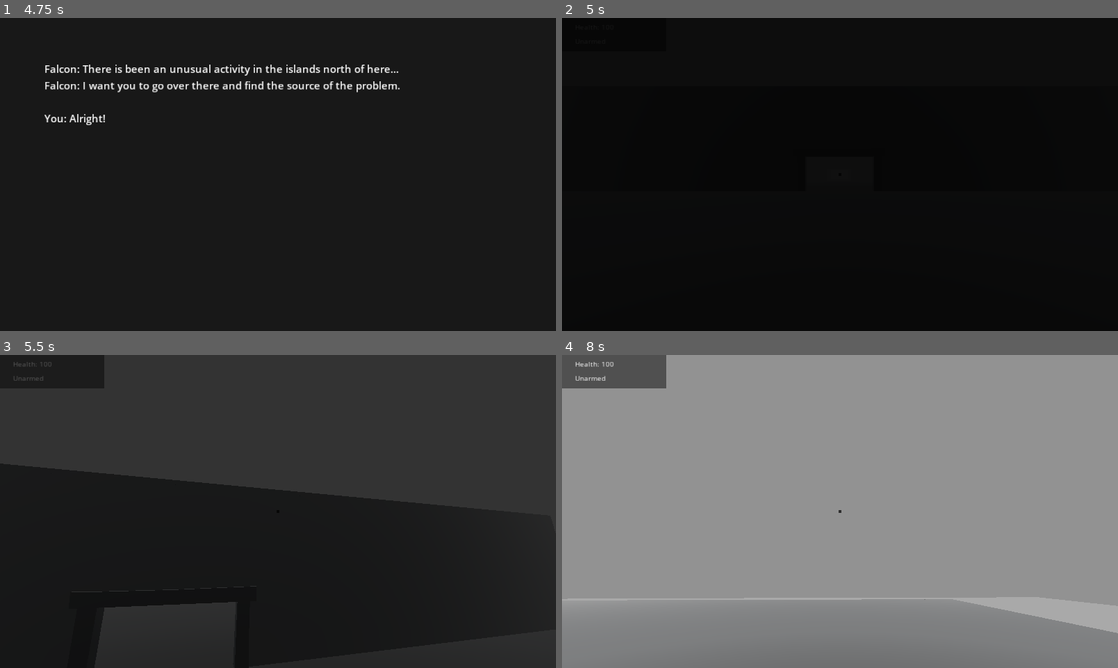
Above: before the commit, frames 1-4 (two rows, left to right).
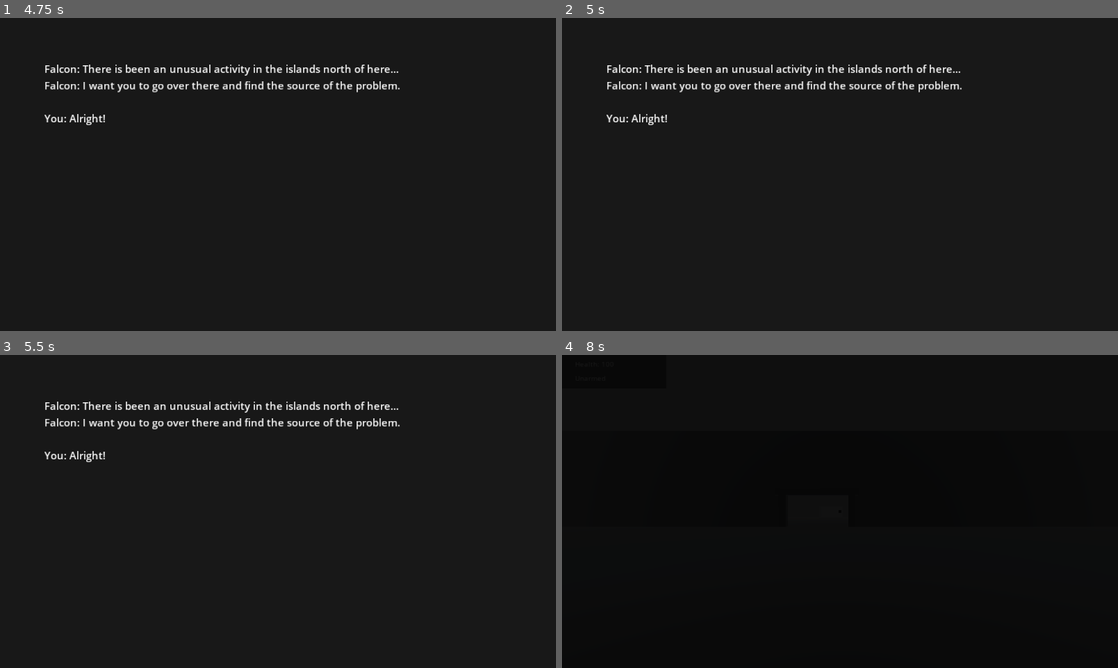
Above: after the commit, the same moments.

Repository: Skyvastern/hall-of-infinity
Game: Godot game, scene res://scenes/ui/main_menu/main_menu.tscn
Same seed, same stepped clock (60 frames per second), same inputs: the game is played once before the commit and once after it.
Inputs (mouse positions are in pixels of both pictures, inside the frame that each line leads up to):
- Up to frame 1 (4.75 s): click "Start" at 0.5 s; click "Start" at 1.25 s; move the mouse to (400, 158) at 2.02 s; hold D (right) 2.03-2.78 s; tap E (interact) at 2.1, 3.05, 3.6, 4.55 s; tap Space (jump) at 2.27, 3.02, 4.25, 4.52 s; click (400, 158) at 2.3 s; move the mouse to (166, 190) at 2.77 s; hold S (backward) 2.78-3.53 s; click (166, 190) at 2.85 s; tap Enter at 3.5 s; move the mouse to (333, 105) at 3.52 s; hold D (right) 3.53-4.28 s; click (333, 105) at 3.8 s; move the mouse to (250, 237) at 4.27 s; hold W (forward) from 4.28 s (still down); tap 2 (pistol) at 4.35 s
- Up to frame 2 (5 s): keep holding W (forward)
- Up to frame 3 (5.5 s): keep holding W (forward); move the mouse to (316, 514) at 5.02 s; click (316, 514) at 5.1 s; tap Space (jump) at 5.27 s
- Up to frame 4 (8 s): move the mouse to (795, 508) at 5.77 s; tap Shift (sprint) at 5.85 s; tap Space (jump) at 6.02, 7.25, 7.52 s; tap E (interact) at 6.05, 7.35 s; tap Enter at 6.5 s; move the mouse to (845, 511) at 6.52 s; tap 1 (unarmed) at 6.6 s; click (845, 511) at 6.8 s; move the mouse to (817, 505) at 7.27 s; release W (forward) at 7.28 s; hold D (right) from 7.28 s (still down)

Frame 1 is identical in both runs. In frame 2, 1.8% of the frame differs, in the area x 8-72%, y 14-35%; in frame 3, 41%; in frame 4, 100%, in the area x 0-100%, y 0-100%.

Commit message:
Fixed audio playing, dialog, darkness timing

Diff:
--- a/Ludum Dare 47 - Game/scenes/enemy/enemy_unit.gd
+++ b/Ludum Dare 47 - Game/scenes/enemy/enemy_unit.gd
@@ -165,6 +165,7 @@
 	muzzle_flash.emitting = true
 
 	ray.force_raycast_update()
+	AudioManager.play_sound("Shoot")
 
 	if ray.is_colliding():
 		var body = ray.get_collider()
--- a/Ludum Dare 47 - Game/scenes/level/epilogue/epilogue.gd
+++ b/Ludum Dare 47 - Game/scenes/level/epilogue/epilogue.gd
@@ -3,10 +3,12 @@
 var player
 
 var dialogs = [
-	"Falcon: So you have finally reached till here... huh?",
-	"Falcon: If you have already not guessed it then it was a test...",
-	"Falcon: Yes you hear it right, I wanted to test your mental strength and state of mind, under stressful conditions",
-	"Falcon: And as a reward, you've been promoted soldier",
+	"Falcon: So you've finally reached here... huh?",
+	"Falcon: If you have not already guessed, then it was a test...",
+	"Falcon: Yes you hear it right, I wanted to test your mental strength and state of mind, under stressful conditions!",
+	"Falcon: Not many pass this test, and lose their mind after a while...",
+	"Falcon: But you are not one of those, because you have a true warrior spirit!",
+	"Falcon: And as a reward, you've been promoted soldier!",
 	"Falcon: Now I gotta go, I have some important business to do...",
 	"Falcon: See you later kid, bye bye!"
 ]
@@ -17,7 +19,7 @@
 	player = get_tree().root.get_child(get_tree().root.get_child_count()-1).get_node("Player")
 	player.is_out_of_control = true
 
-	yield(get_tree().create_timer(1.0), "timeout")
+	yield(get_tree().create_timer(0.5), "timeout")
 
 	$AnimationPlayer.play("Fade_In")
 
@@ -30,22 +32,29 @@
 	yield(get_tree().create_timer(3.5), "timeout")
 	next_dialog(2)
 
-	yield(get_tree().create_timer(3.5), "timeout")
+	yield(get_tree().create_timer(5.0), "timeout")
 	next_dialog(3)
 
-	yield(get_tree().create_timer(3.5), "timeout")
+	yield(get_tree().create_timer(4.0), "timeout")
 	next_dialog(4)
 
+	yield(get_tree().create_timer(5.0), "timeout")
+	next_dialog(5)
+
 	yield(get_tree().create_timer(3.5), "timeout")
-	next_dialog(5)
+	next_dialog(6)
+
+	yield(get_tree().create_timer(3.5), "timeout")
+	next_dialog(7)
 
 	yield(get_tree().create_timer(3.5), "timeout")
 	end_dialog()
 
 
 func next_dialog(index):
+	$AnimationPlayer.play("Type")
 	$DialogBox/Label.text = dialogs[index]
-	$AnimationPlayer.play("Type")
+
 
 func end_dialog():
 	$AnimationPlayer.play("Fade_Out")
--- a/Ludum Dare 47 - Game/scenes/level/epilogue/epilogue.tscn
+++ b/Ludum Dare 47 - Game/scenes/level/epilogue/epilogue.tscn
@@ -40,8 +40,7 @@
 "values": [ Color( 1, 1, 1, 1 ), Color( 1, 1, 1, 0 ) ]
 }
 
-[sub_resource type="Animation" id=2]
-resource_name = "Type"
+[sub_resource type="Animation" id=4]
 tracks/0/type = "value"
 tracks/0/path = NodePath("DialogBox/Label:percent_visible")
 tracks/0/interp = 1
@@ -56,6 +55,7 @@
 }
 
 [node name="Epilogue" type="Control"]
+modulate = Color( 1, 1, 1, 0 )
 anchor_right = 1.0
 anchor_bottom = 1.0
 mouse_filter = 2
@@ -71,22 +71,26 @@
 margin_top = -159.0
 mouse_filter = 2
 color = Color( 0, 0, 0, 0.686275 )
+__meta__ = {
+"_edit_use_anchors_": false
+}
 
 [node name="Label" type="Label" parent="DialogBox"]
 anchor_right = 1.0
 anchor_bottom = 1.0
-margin_left = 51.0
-margin_top = 18.0
-margin_right = -51.0
+margin_left = 64.0
+margin_top = 41.0
+margin_right = -64.0
 margin_bottom = -18.0
 custom_fonts/font = SubResource( 1 )
 text = "Falcon: So you have finally reached till here... huh?"
+autowrap = true
 percent_visible = 0.0
 __meta__ = {
 "_edit_use_anchors_": false
 }
 
 [node name="AnimationPlayer" type="AnimationPlayer" parent="."]
-anims/Fade_In = SubResource( 3 )
-anims/Fade_Out = SubResource( 4 )
-anims/Type = SubResource( 2 )
+anims/Fade_In = SubResource( 2 )
+anims/Fade_Out = SubResource( 3 )
+anims/Type = SubResource( 4 )
--- a/Ludum Dare 47 - Game/scenes/level/level_B.tscn
+++ b/Ludum Dare 47 - Game/scenes/level/level_B.tscn
@@ -1,7 +1,7 @@
 [gd_scene load_steps=8 format=2]
 
 [ext_resource path="res://scenes/player/player.tscn" type="PackedScene" id=1]
-[ext_resource path="res://scenes/enemy/enemy_unit.tscn" type="PackedScene" id=2]
+[ext_resource path="res://scenes/level/misc/background_ambient/background_ambient.tscn" type="PackedScene" id=2]
 [ext_resource path="res://scenes/level/game_states/game_states.tscn" type="PackedScene" id=3]
 [ext_resource path="res://scenes/level/checkpoint_manager/checkpoint_manager.tscn" type="PackedScene" id=4]
 [ext_resource path="res://level_01_env.tres" type="Environment" id=5]
@@ -11,10 +11,12 @@
 [node name="World" type="Spatial"]
 
 [node name="Darkness" parent="." instance=ExtResource( 7 )]
-speed = 0.1
+speed = 0.05
 
 [node name="WorldEnvironment" type="WorldEnvironment" parent="."]
 environment = ExtResource( 5 )
+
+[node name="BackgroundAmbient" parent="." instance=ExtResource( 2 )]
 
 [node name="Level_02" parent="." instance=ExtResource( 6 )]
 
@@ -23,7 +25,4 @@
 
 [node name="CheckpointManager" parent="." instance=ExtResource( 4 )]
 
-[node name="EnemyUnit" parent="." instance=ExtResource( 2 )]
-transform = Transform( 1, 0, 0, 0, 1, 0, 0, 0, 1, 9, 0.0368792, -33 )
-
 [node name="GameStates" parent="." instance=ExtResource( 3 )]
--- a/Ludum Dare 47 - Game/scenes/level/level_C.tscn
+++ b/Ludum Dare 47 - Game/scenes/level/level_C.tscn
@@ -7,11 +7,14 @@
 [ext_resource path="res://scenes/player/player.tscn" type="PackedScene" id=5]
 [ext_resource path="res://scenes/level/checkpoint_manager/checkpoint_manager.tscn" type="PackedScene" id=6]
 [ext_resource path="res://level_03.tres" type="Environment" id=7]
+[ext_resource path="res://scenes/level/misc/background_ambient/background_ambient.tscn" type="PackedScene" id=8]
 
 [node name="World" type="Spatial"]
 
 [node name="Darkness" parent="." instance=ExtResource( 2 )]
-speed = 0.05
+speed = 0.045
+
+[node name="BackgroundAmbient" parent="." instance=ExtResource( 8 )]
 
 [node name="Level_03" parent="." instance=ExtResource( 4 )]
 
--- a/Ludum Dare 47 - Game/scenes/level/level_D.tscn
+++ b/Ludum Dare 47 - Game/scenes/level/level_D.tscn
@@ -1,17 +1,19 @@
 [gd_scene load_steps=8 format=2]
 
 [ext_resource path="res://level_01_env.tres" type="Environment" id=1]
-[ext_resource path="res://scenes/enemy/enemy_unit.tscn" type="PackedScene" id=2]
 [ext_resource path="res://scenes/player/player.tscn" type="PackedScene" id=3]
 [ext_resource path="res://scenes/level/checkpoint_manager/checkpoint_manager.tscn" type="PackedScene" id=4]
 [ext_resource path="res://scenes/level/game_states/game_states.tscn" type="PackedScene" id=5]
 [ext_resource path="res://scenes/level/darkness/darkness.tscn" type="PackedScene" id=6]
 [ext_resource path="res://assets/levels/level_04/level_04.tscn" type="PackedScene" id=7]
+[ext_resource path="res://scenes/level/misc/background_ambient/background_ambient.tscn" type="PackedScene" id=8]
 
 [node name="World" type="Spatial"]
 
 [node name="Darkness" parent="." instance=ExtResource( 6 )]
 speed = 0.1
+
+[node name="BackgroundAmbient" parent="." instance=ExtResource( 8 )]
 
 [node name="WorldEnvironment" type="WorldEnvironment" parent="."]
 environment = ExtResource( 1 )
@@ -23,7 +25,4 @@
 
 [node name="CheckpointManager" parent="." instance=ExtResource( 4 )]
 
-[node name="EnemyUnit" parent="." instance=ExtResource( 2 )]
-transform = Transform( 1, 0, 0, 0, 1, 0, 0, 0, 1, 11, 0.0368792, -33 )
-
 [node name="GameStates" parent="." instance=ExtResource( 5 )]
--- a/Ludum Dare 47 - Game/scenes/level/misc/door/door.gd
+++ b/Ludum Dare 47 - Game/scenes/level/misc/door/door.gd
@@ -56,7 +56,6 @@
 
 	if finale:
 		Global.ludum_dare += 1
-		print(Global.ludum_dare)
 		if Global.ludum_dare == 47:
 			change_next_room_value("res://scenes/level/level_E.tscn")
 
--- a/Ludum Dare 47 - Game/scenes/ui/introduction/introduction.tscn
+++ b/Ludum Dare 47 - Game/scenes/ui/introduction/introduction.tscn
@@ -24,8 +24,7 @@
 "values": [ Color( 1, 1, 1, 0 ), Color( 1, 1, 1, 1 ) ]
 }
 
-[sub_resource type="Animation" id=2]
-resource_name = "Type"
+[sub_resource type="Animation" id=3]
 length = 2.5
 tracks/0/type = "value"
 tracks/0/path = NodePath("Label:percent_visible")
@@ -49,6 +48,7 @@
 }
 
 [node name="Background" type="ColorRect" parent="."]
+modulate = Color( 1, 1, 1, 0 )
 anchor_right = 1.0
 anchor_bottom = 1.0
 color = Color( 0.0980392, 0.0980392, 0.0980392, 1 )
@@ -74,6 +74,6 @@
 }
 
 [node name="AnimationPlayer" type="AnimationPlayer" parent="."]
-anims/Fade_In = SubResource( 3 )
-anims/Type = SubResource( 2 )
+anims/Fade_In = SubResource( 2 )
+anims/Type = SubResource( 3 )
 [connection signal="animation_finished" from="AnimationPlayer" to="." method="_on_AnimationPlayer_animation_finished"]
--- a/Ludum Dare 47 - Game/scenes/ui/main_menu/main_menu.gd
+++ b/Ludum Dare 47 - Game/scenes/ui/main_menu/main_menu.gd
@@ -10,6 +10,8 @@
 func start_press():
 	if only_once == false:
 		only_once = true
+		Global.darkness = 0.0
+
 		$Introduction.visible = true
 		$Introduction/Introduction/AnimationPlayer.play("Fade_In")
 
@@ -17,7 +19,7 @@
 
 		$Introduction/Introduction/AnimationPlayer.play("Type")
 
-		yield(get_tree().create_timer(4.0), "timeout")
+		yield(get_tree().create_timer(7.0), "timeout")
 
 		$Fade/AnimationPlayer.play("Fade_In", -1.0, 2.0)
 		get_tree().change_scene("res://scenes/level/level_A.tscn")
Not shown, changed: Ludum Dare 47 - Game/export_presets.cfg
Not shown: 2 places in Ludum Dare 47 - Game/scenes/level/epilogue/epilogue.tscn that only renumber resources
Not shown: 1 places in Ludum Dare 47 - Game/scenes/level/level_C.tscn that only renumber resources
Not shown: 1 places in Ludum Dare 47 - Game/scenes/ui/introduction/introduction.tscn that only renumber resources
